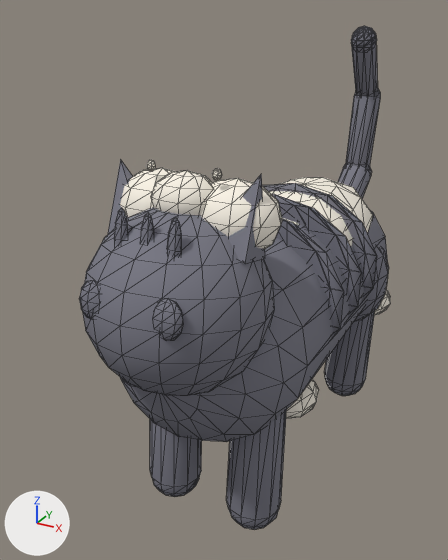
One commit to the glTF model WhiskerHunt/Resources/Raw/ar_models/cat-tuxedo.glb: the scene before it, then after it.
Camera for both pictures: a 50 mm lens placed at (9363.0, -22029.0, 9276.0), pointed at (-1770.0, -1786.0, -846.0). Arrows for +X, +Y and +Z are at lower left; the lights stay in place. The picture after the commit comes second. Mesh edges are drawn as thin lines on the coarser meshes. Where no turn or scale is listed for an object, it has been applied to the vertices. Vertices at exactly the same position are counted once.

The first picture shows 'cat-standing-tuxedo_0', 'cat-standing-tuxedo_1'.
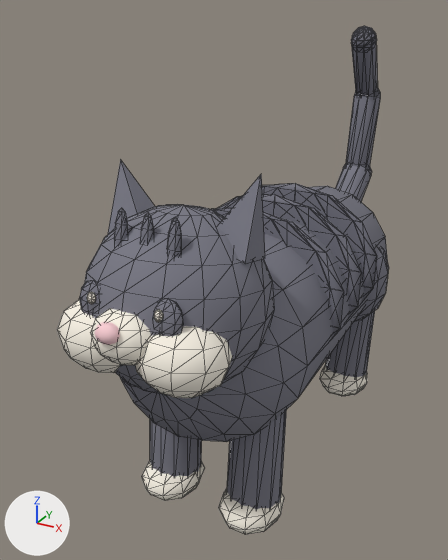
The newer file is also rescaled (x0.0000305), turned or shifted as a whole; pictures and numbers use the older file's frame.

Changed parts and their boxes (x1, y1, x2, y2) in the pictures (448 x 560 px):
'cat-standing-tuxedo_1', moved
    before: (120, 160, 390, 419)
    after: (57, 292, 367, 535)

Edits to the bpy script that builds the scene:
```text
Change me_cat_standing_tuxedo_1:
    used by ob_cat_standing_tuxedo_1; location = (0.0, 0.0, 0.0)
    remove me_cat_standing_tuxedo_1.from_pydata(...)  # 502 vertices, 964 faces; spans x -3060.0..3060.0, y -8215.0..8215.0, z -5245.0..5245.0
    add me_cat_standing_tuxedo_1.from_pydata(...)  # 502 vertices, 964 faces; spans x -3060.0..3060.0, y -11259.0..5172.0, z -8231.0..2258.0
    me_cat_standing_tuxedo_1 part 1: the whole mesh is moved by (0.0, -3044.0, -2986.0)
```
